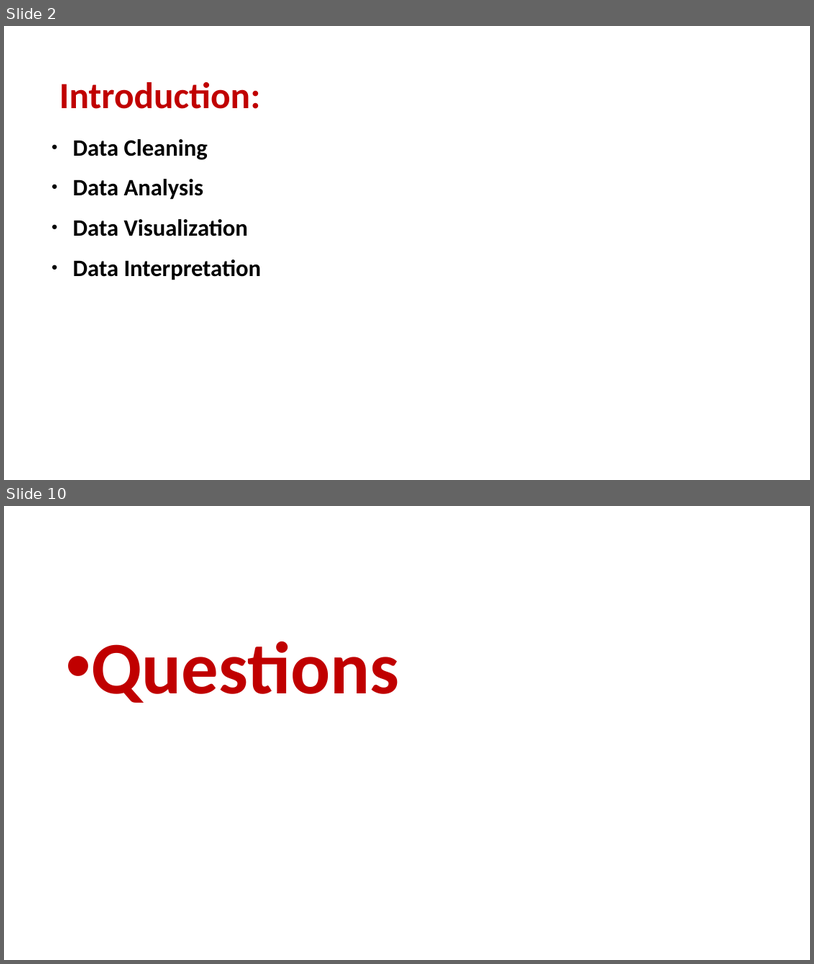
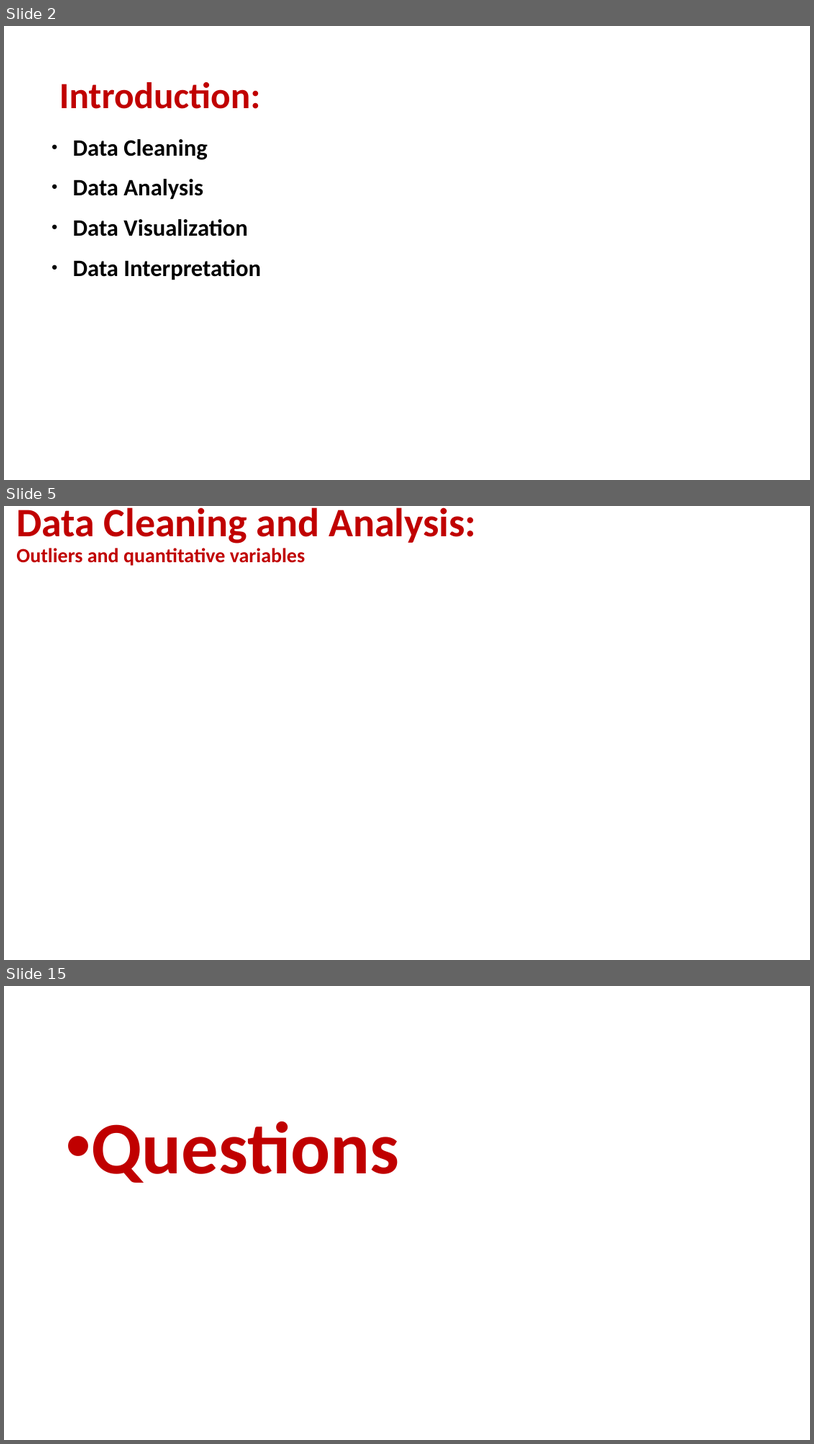
Before and after one commit to FrancescoMariottini/residential-real-estate-analysis, a slide deck: project3_DataCleaning.pptx. Shown one above the other, each under a label of ours: slides 2 and 10 before the commit, slides 2, 5 and 15 after it; the slides between them are not shown. The pictures are 814x964 and 814x1444 pixels, drawn with LibreOffice and Linux fonts; fonts in the diff are those of the drawing; background and template pictures are left out. Boxes give left, top, right and bottom in pixels: in the first picture for what was removed or moved away, otherwise in the second. Text is boxed around its words. In the diff, an @@ line names an element or a change of style, - is before the commit and + after.

```diff
--- a/project3_DataCleaning.pptx
+++ b/project3_DataCleaning.pptx
@@ slide 5 added at (4, 506, 810, 960), background picture (left out) @@
@@ text added at (16, 507, 476, 566), 24 pt, text #C00000, bold @@
+Data Cleaning and Analysis:
+Outliers and quantitative variables
@@ what was slide 10 is now slide 15 @@
```
Also in this commit, not shown: 5 slides changed, 5 other slides added, 1 slide removed, 2 other files.
